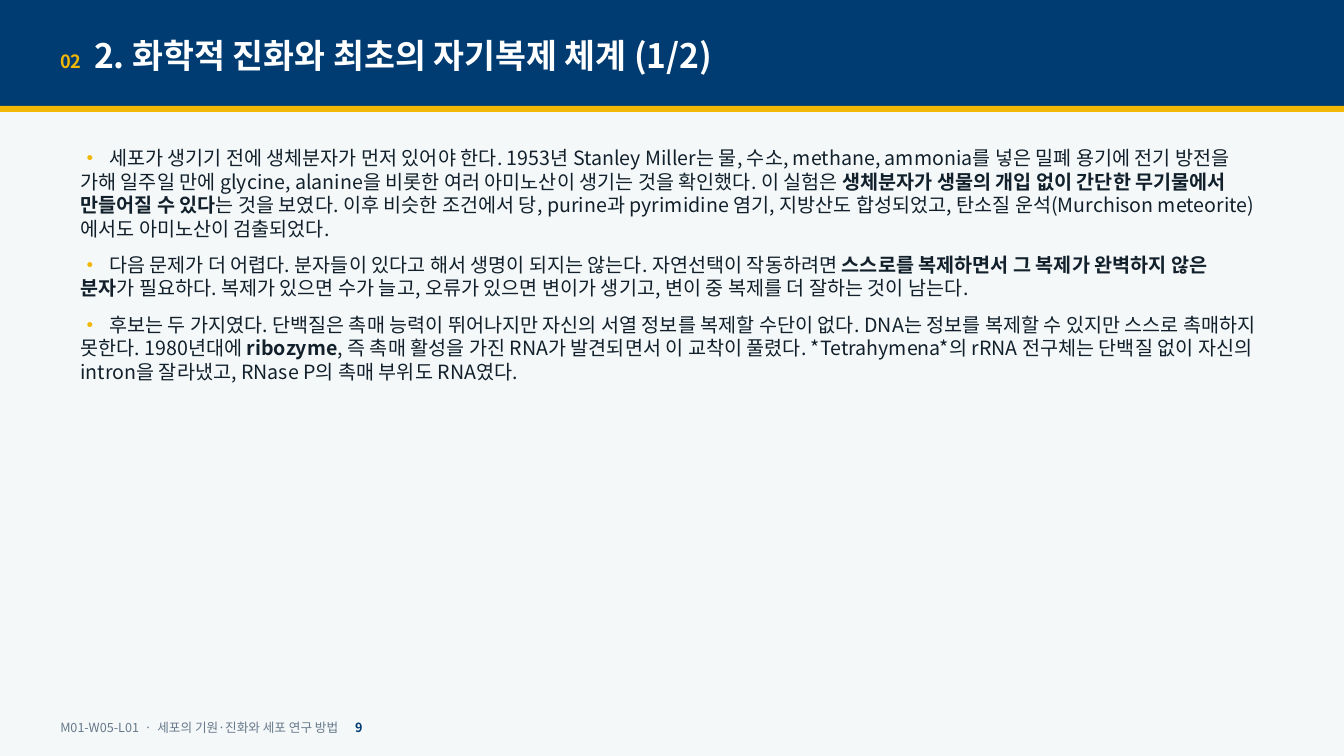
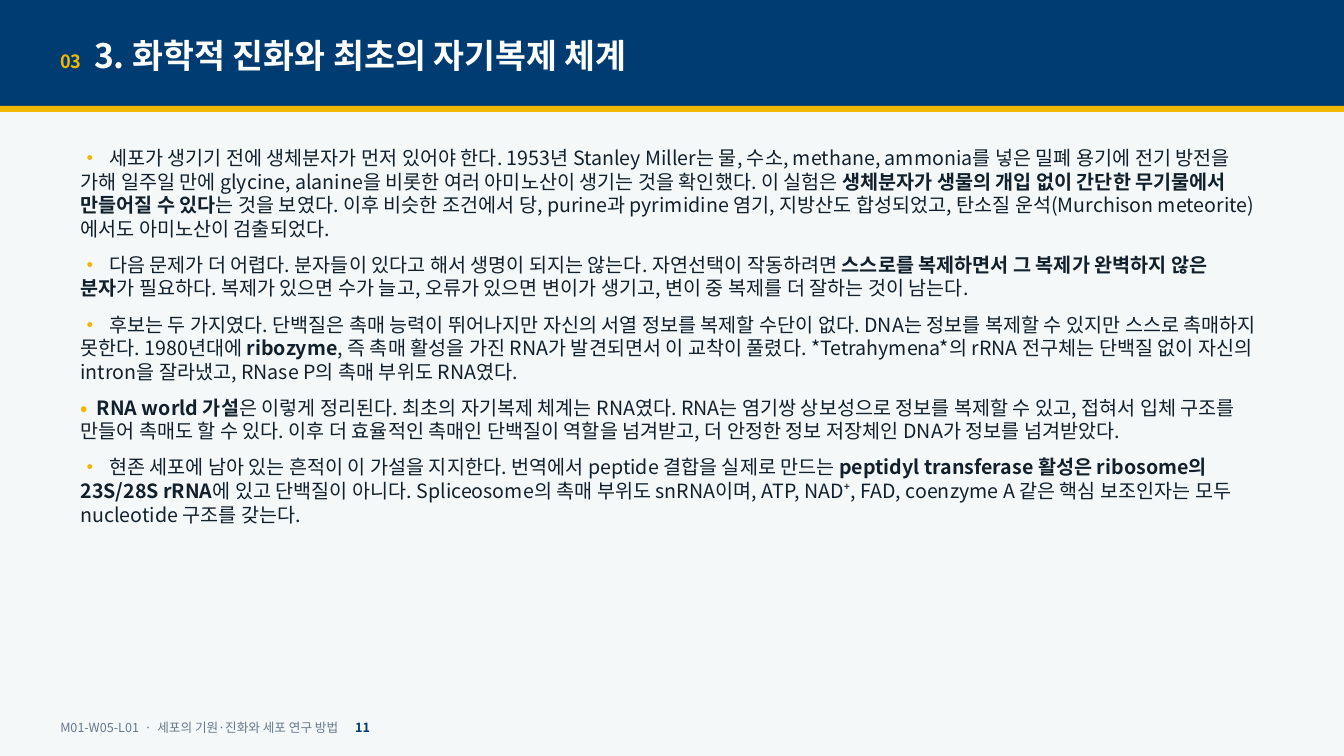
Before and after one commit to hoperiasd2/hoperiasd2.github.io, a slide deck: slide 11 of curriculum/M01/W05/L01/slides.pptx (slide 9 before the commit). Drawn at 1344x756 pixels with LibreOffice and Linux fonts; fonts in the diff are those of the drawing. Boxes give left, top, right and bottom in pixels: in the first picture for what was removed or moved away, otherwise in the second. Text is boxed around its words. In the diff, an @@ line names an element or a change of style, - is before the commit and + after.

```diff
--- a/curriculum/M01/W05/L01/slides.pptx
+++ b/curriculum/M01/W05/L01/slides.pptx
@@ text at [60,39,627,71]: text changed @@
-02 2. 화학적 진화와 최초의 자기복제 체계 (1/2)
+03 3. 화학적 진화와 최초의 자기복제 체계
@@ text at [80,398,1235,524]: paragraphs added @@
+• RNA world 가설은 이렇게 정리된다. 최초의 자기복제 체계는 RNA였다. RNA는 염기쌍 상보성으로 정보를 복제할 수 있고, 접혀서 입체 구조를 만들어 촉매도 할 수 있다. 이후 더 효율적인 촉매인 단백질이 역할을 넘겨받고, 더 안정한 정보 저장체인 DNA가 정보를 넘겨받았다.
+• 현존 세포에 남아 있는 흔적이 이 가설을 지지한다. 번역에서 peptide 결합을 실제로 만드는 peptidyl transferase 활성은 ribosome의 23S/28S rRNA에 있고 단백질이 아니다. Spliceosome의 촉매 부위도 snRNA이며, ATP, NAD⁺, FAD, coenzyme A 같은 핵심 보조인자는 모두 nucleotide 구조를 갖는다.
@@ text at [60,721,370,733]: text changed @@
-M01-W05-L01 · 세포의 기원·진화와 세포 연구 방법 9
+M01-W05-L01 · 세포의 기원·진화와 세포 연구 방법 11
```
Also in this commit, not shown: 25 other slides changed, 1 slide added, 13 slides removed, 6 other files.
